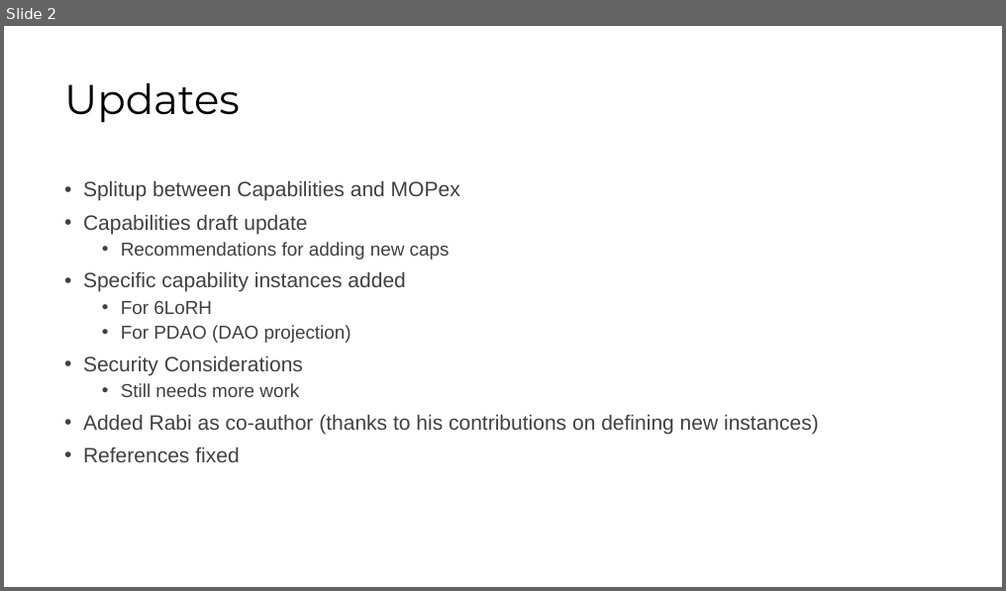
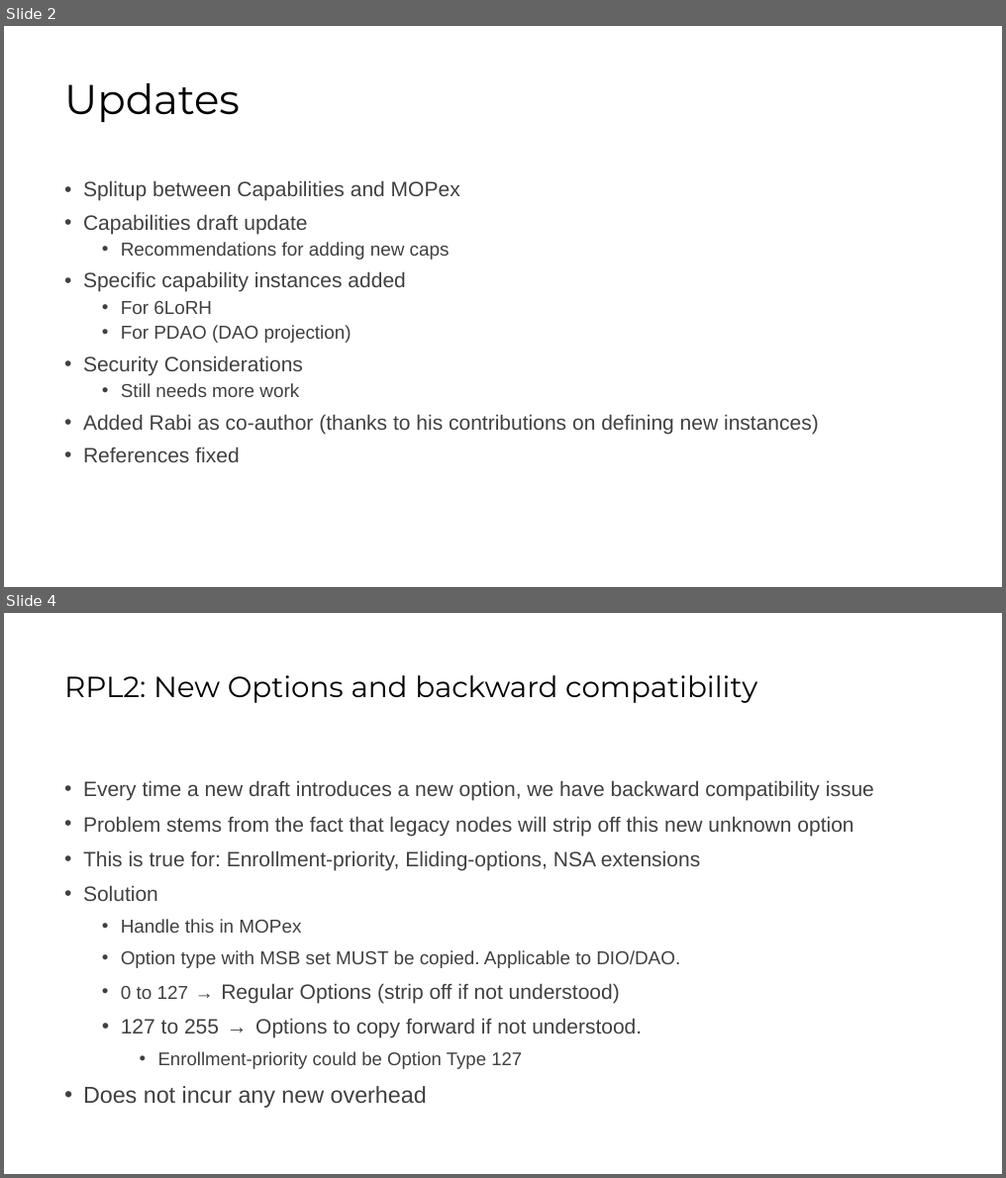
Before and after one commit to roll-wg/Capabilities, a slide deck: docs/CAPs-IETF107-Update.pptx. Shown one above the other, each under a label of ours: slide 2 before the commit, slides 2 and 4 after it; the slides between them are not shown. The pictures are 1006x591 and 1006x1178 pixels, drawn with LibreOffice and Linux fonts; fonts in the diff are those of the drawing. Boxes give left, top, right and bottom in pixels: in the first picture for what was removed or moved away, otherwise in the second. Text is boxed around its words. In the diff, an @@ line names an element or a change of style, - is before the commit and + after.

```diff
--- a/docs/CAPs-IETF107-Update.pptx
+++ b/docs/CAPs-IETF107-Update.pptx
@@ slide 4 added at [4,613,1002,1174], background #FFFFFF @@
@@ title added at [64,675,757,703], 28 pt, text #000000 @@
+RPL2: New Options and backward compatibility
@@ text added at [83,780,874,1108], 20 pt, text #404040 @@
+• Every time a new draft introduces a new option, we have backward compatibility issue
+• Problem stems from the fact that legacy nodes will strip off this new unknown option
+• This is true for: Enrollment-priority, Eliding-options, NSA extensions
+• Solution
+  • Handle this in MOPex
+  • Option type with MSB set MUST be copied. Applicable to DIO/DAO.
+  • 0 to 127 → Regular Options (strip off if not understood)
+  • 127 to 255 → Options to copy forward if not understood.
+    • Enrollment-priority could be Option Type 127
+• Does not incur any new overhead
```
Also in this commit, not shown: 5 slides changed, 1 other slide added, 1 other file.
